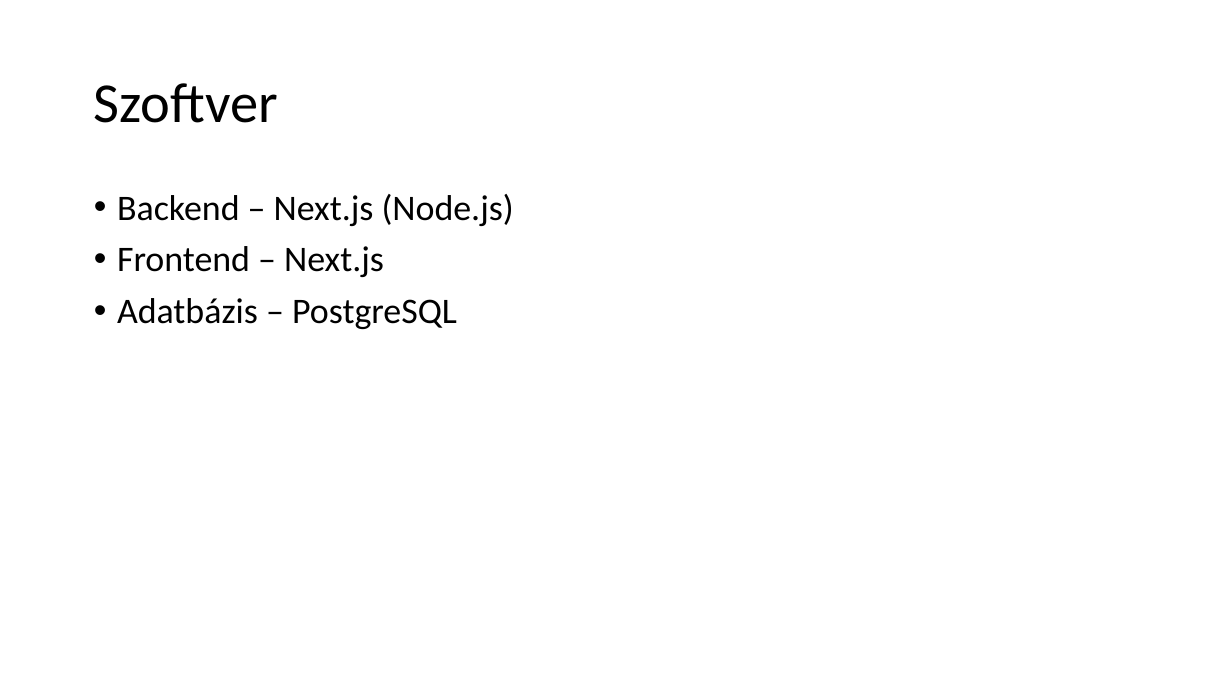
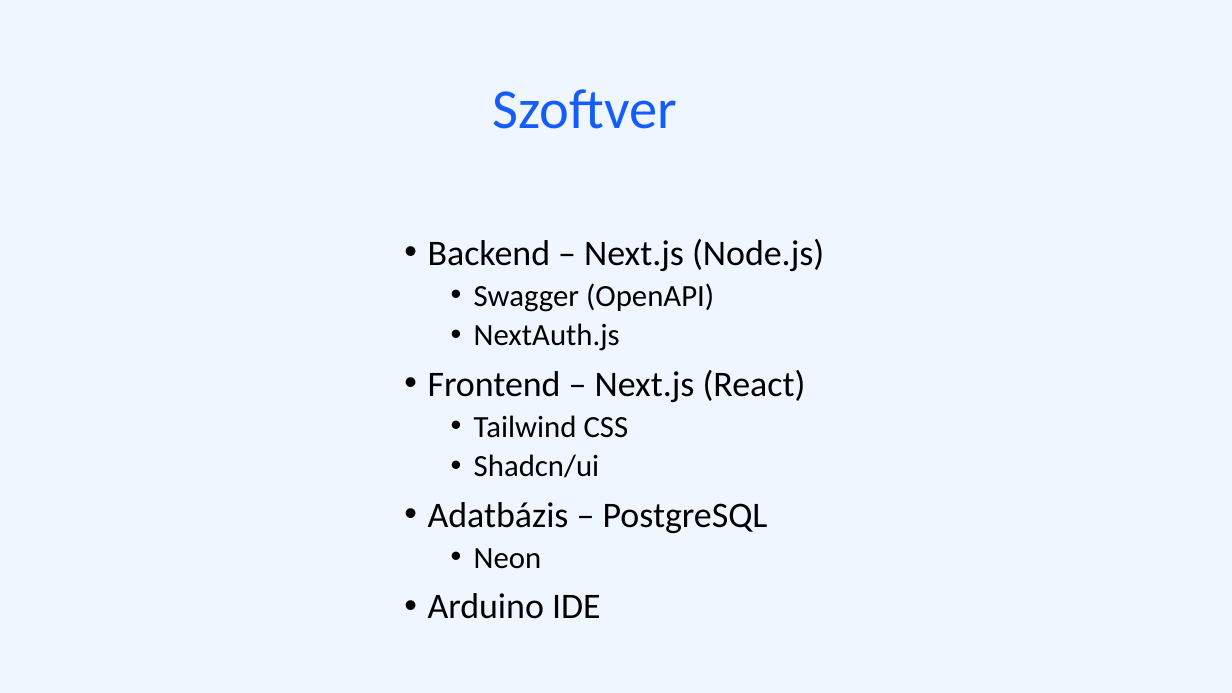
Before and after one commit to nagygabor123/vizsgaremek, a slide deck: slide 5 of Dokumentacio/Eloadas.pptx. Drawn at 1232x693 pixels with LibreOffice and Linux fonts; fonts in the diff are those of the drawing. Boxes give left, top, right and bottom in pixels: in the first picture for what was removed or moved away, otherwise in the second. Text is boxed around its words. In the diff, an @@ line names an element or a change of style, - is before the commit and + after.

```diff
--- a/Dokumentacio/Eloadas.pptx
+++ b/Dokumentacio/Eloadas.pptx
@@ background #FFFFFF to #EFF6FF @@
@@ title "Szoftver": place and size @@
-title "Szoftver" at [94, 83, 278, 123]
+title "Szoftver" at [493, 89, 677, 129]
@@ title "Szoftver" at [493, 89, 677, 129]: text colour #000000 to #145CFC @@
@@ text "Backend – Next.js (Node.js)": place and size @@
-text "Backend – Next.js (Node.js)" at [117, 194, 514, 329]
+text "Backend – Next.js (Node.js)" at [428, 239, 824, 619]
@@ text at [428, 283, 806, 478]: text changed; size 28 to 24 pt @@
-• Frontend – Next.js
+  • Swagger (OpenAPI)
+  • NextAuth.js
+• Frontend – Next.js (React)
+  • Tailwind CSS
+  • Shadcn/ui
@@ text at [428, 548, 601, 619]: paragraphs added @@
+  • Neon
+• Arduino IDE
```
Also in this commit, not shown: 2 other slides changed, 3 slides added, 3 slides removed.
